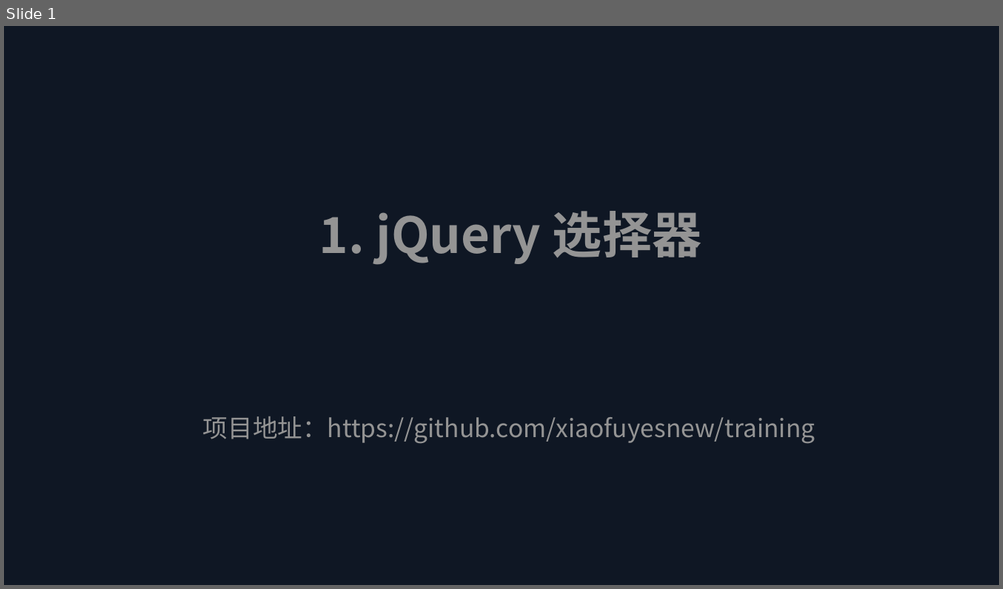
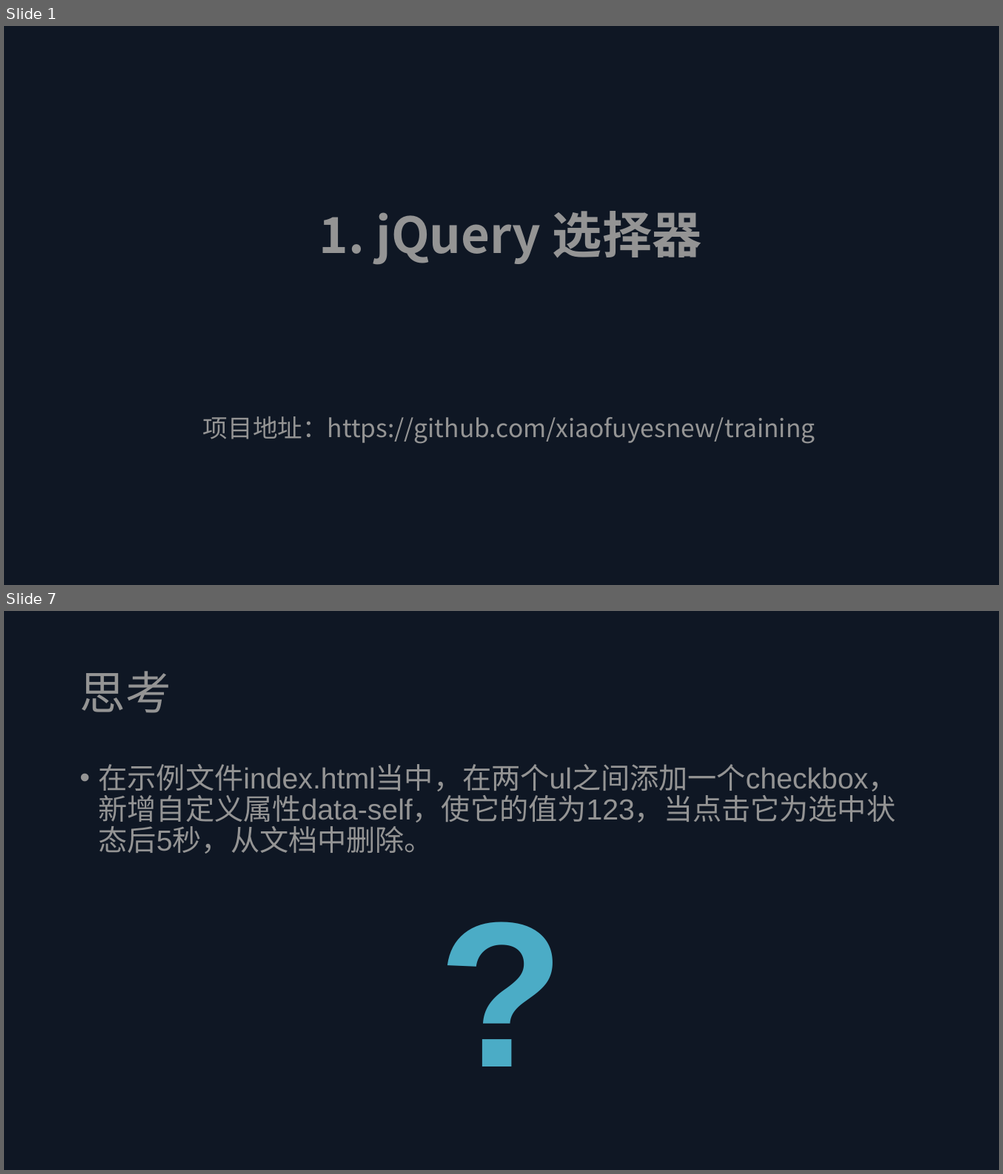
Before and after one commit to xiaofuyesnew/training, a slide deck: 1/jQuery选择器.pptx. Shown one above the other, each under a label of ours: slide 1 before the commit, slides 1 and 7 after it; the slides between them are not shown. The pictures are 1003x589 and 1003x1174 pixels, drawn with LibreOffice and Linux fonts; fonts in the diff are those of the drawing. Boxes give left, top, right and bottom in pixels: in the first picture for what was removed or moved away, otherwise in the second. Text is boxed around its words. In the diff, an @@ line names an element or a change of style, - is before the commit and + after.

Commit message:
更新文件

```diff
--- a/1/jQuery选择器.pptx
+++ b/1/jQuery选择器.pptx
@@ slide 7 added at [4, 611, 999, 1170], background gradient #0F1724 @@
@@ title added at [79, 671, 170, 713], 44 pt, text #949494 @@
+思考
@@ text added at [99, 764, 897, 854], 28 pt, text #949494 @@
+• 在示例文件index.html当中，在两个ul之间添加一个checkbox，新增自定义属性data-self，使它的值为123，当点击它为选中状态后5秒，从文档中删除。
@@ text added at [364, 857, 639, 1116], 200 pt, text #4BACC6, bold @@
+?
```
Also in this commit, not shown: 2 slides changed, 4 other slides added, 2 other files.
